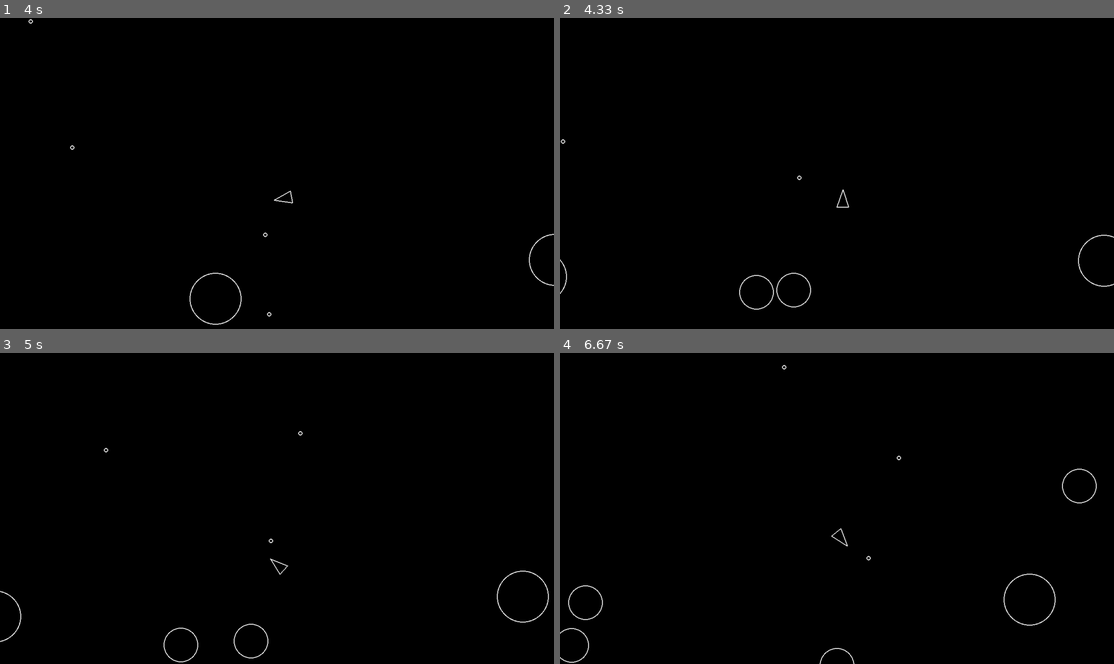
Above: before the commit, frames 1-4 (two rows, left to right).
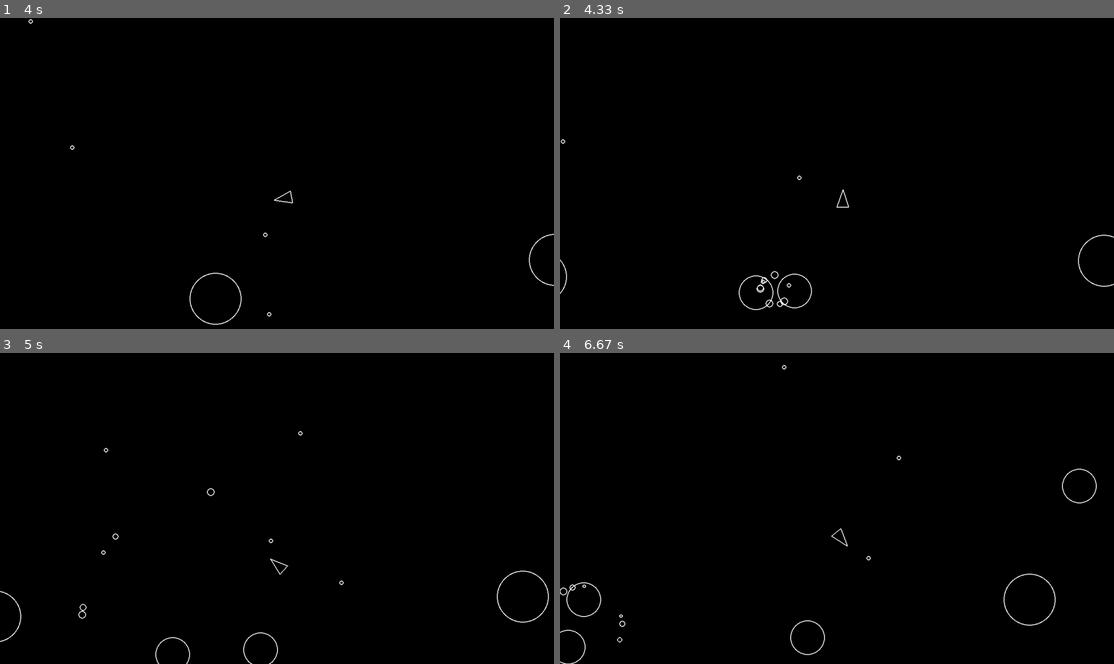
Above: after the commit, the same moments.

Repository: robertstump/pygameAsteroids
Game: pygame game, started from main.py
Same seed, same stepped clock (60 frames per second), same inputs: the game is played once before the commit and once after it.
Inputs:
- Up to frame 1 (4 s): tap Space at 0.33, 0.73, 1.03, 1.23, 1.57, 1.87, 2.07, 2.37, 2.63, 2.97, 3.27, 3.4, 3.8 s; hold D 0.67-1.13 s; hold W 1.17-1.47 s; hold D 1.5-1.97 s; hold A 2-2.53 s; hold S 2.57-2.87 s; hold A 2.9-3.3 s; hold W 3.33-3.7 s; hold D from 3.73 s (still down)
- Up to frame 2 (4.33 s): keep holding D; tap Space at 4.1 s
- Up to frame 3 (5 s): release D at 4.37 s; hold S 4.4-4.77 s; tap Space at 4.47, 4.87 s; hold A from 4.8 s (still down)
- Up to frame 4 (6.67 s): tap Space at 5.17, 5.37, 5.67, 5.87, 6.2, 6.5 s; release A at 5.27 s; hold D 5.3-5.77 s; hold W 5.8-6.1 s; hold D 6.13-6.6 s; hold A from 6.63 s (still down)

Frame 1 is identical in both runs. In frame 2, 0.3% of the frame differs, in the area x 32-46%, y 81-94%; in frame 3, 0.4%; in frame 4, 0.4%, in the area x 0-54%, y 73-100%.

Commit message:
Add explosion effect

Diff:
--- a/asteroid.py
+++ b/asteroid.py
@@ -2,6 +2,8 @@
 import random
 from circleShape import CircleShape
 from constants import ASTEROID_MIN_RADIUS
+from explode import Explosion
+from explode import EXPLODE_MIN_RADIUS
 
 ASTEROID_LINE_WIDTH = 2
 
@@ -18,8 +20,20 @@
     def update(self, dt):
         self.position += self.velocity * dt
 
+    def explode(self):
+        count = random.randint(3, 12)
+
+        for i in range(0, count):
+            random_angle = random.uniform(0, 360)
+            new_velocity = self.velocity.rotate(random_angle)
+            new_radius = random.randint(EXPLODE_MIN_RADIUS, 10)
+
+            projectile = Explosion(self.position.x, self.position.y, new_radius)
+            projectile.velocity = new_velocity * 5
+
     def split(self):
         self.kill()
+        self.explode()
 
         if self.radius <= ASTEROID_MIN_RADIUS:
             return
@@ -30,9 +44,9 @@
         new_radii = self.radius - ASTEROID_MIN_RADIUS
 
         new_asteroid = Asteroid(self.position.x, self.position.y, new_radii)
-        new_asteroid.velocity = new_velocity1
+        new_asteroid.velocity = new_velocity1 * 1.5
         new_asteroid = Asteroid(self.position.x, self.position.y, new_radii)
-        new_asteroid.velocity = new_velocity2
+        new_asteroid.velocity = new_velocity2 * 1.5
 
     def handle_asteroid_collisions(asteroids):
         asteroid_list = asteroids.sprites()
--- /dev/null
+++ b/explode.py
@@ -0,0 +1,17 @@
+import pygame
+from circleShape import CircleShape
+
+EXPLODE_MIN_RADIUS = 4
+EXPLODE_LINE_WIDTH = 2
+
+class Explosion(CircleShape):
+    def __init__(self, x, y, radius):
+        super().__init__(x, y, radius)
+        self.position = pygame.Vector2(x, y)
+        self.radius = radius
+
+    def update(self, dt):
+        self.position += self.velocity * dt
+
+    def draw(self, screen):
+        pygame.draw.circle(screen, "white", self.position, self.radius, EXPLODE_LINE_WIDTH)
--- a/main.py
+++ b/main.py
@@ -5,6 +5,7 @@
 from asteroid import Asteroid
 from asteroidField import AsteroidField
 from shoot import Shot
+from explode import Explosion
 
 def main():
     pygame.init()
@@ -17,11 +18,13 @@
     drawable = pygame.sprite.Group()
     asteroids = pygame.sprite.Group()
     shots = pygame.sprite.Group()
+    explode = pygame.sprite.Group()
 
     AsteroidField.containers = (updatable)
     Asteroid.containers = (updatable, drawable, asteroids)
     Player.containers = (updatable, drawable)
     Shot.containers = (updatable, drawable, shots)
+    Explosion.containers = (updatable, drawable)
 
     player = Player(SCREEN_WIDTH / 2, SCREEN_HEIGHT / 2)
     asteroidField = AsteroidField()
